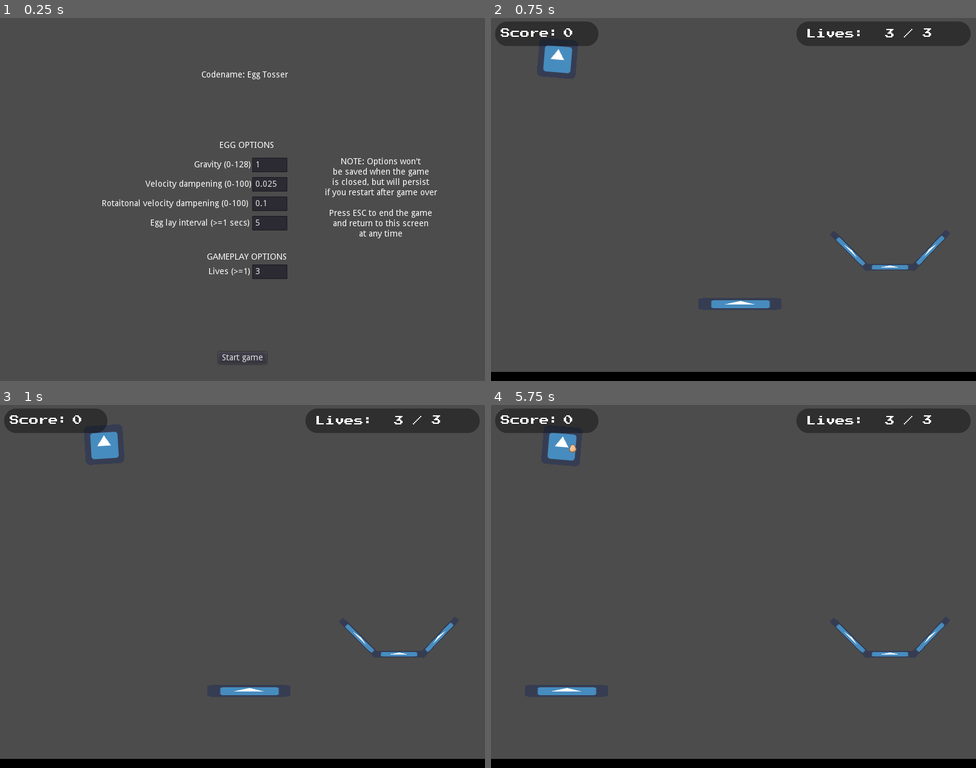
Above: before the commit, frames 1-4 (two rows, left to right).
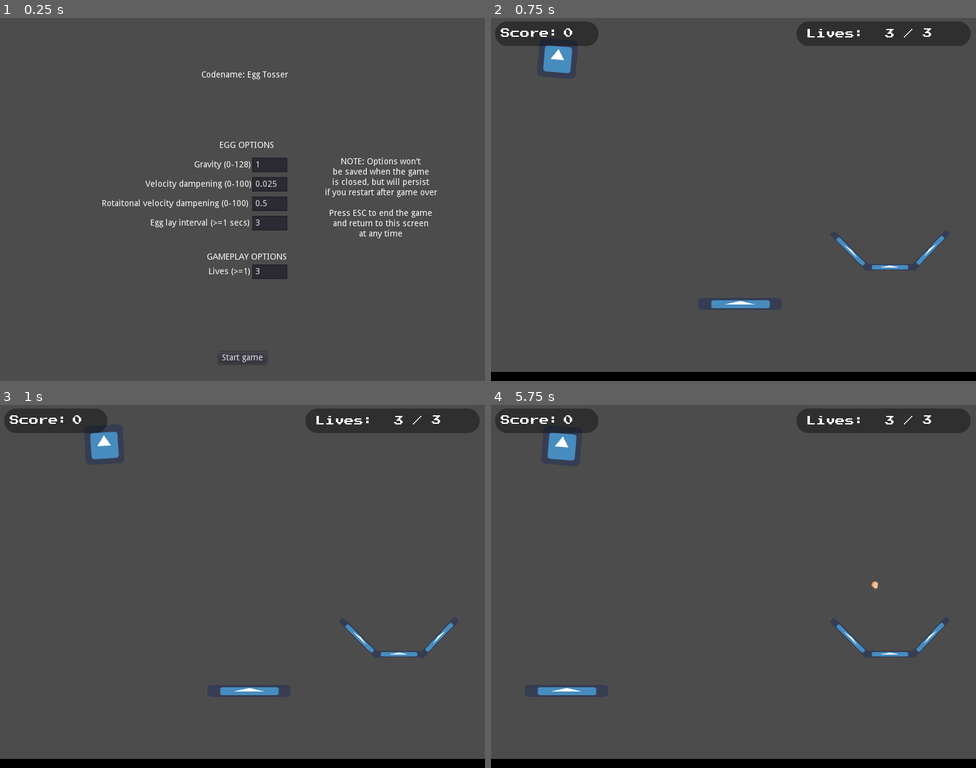
Above: after the commit, the same moments.

Repository: thatnick/fragile
Game: Godot game, scene res://scenes/debug_options.tscn
Same seed, same stepped clock (60 frames per second), same inputs: the game is played once before the commit and once after it. The engine's default icon, where the game draws it, is replaced by a stand-in: a white triangle on a blue panel in a dark square.
Inputs:
- Up to frame 1 (0.25 s): no input
- Up to frame 2 (0.75 s): click "Start game" at 0.5 s
- Up to frame 3 (1 s): no input
- Up to frame 4 (5.75 s): hold Right (ui_right) 1.28-2.03 s; hold Left (ui_left) 2.03-2.78 s; hold Right (ui_right) 2.78-4.28 s; hold Left (ui_left) from 4.28 s (still down)

The runs differ from the first frame. In frame 1, less than 0.1% of the frame differs, in the area x 52-55%, y 50-57%; in frame 2, nothing differs; in frame 3, nothing differs; in frame 4, less than 0.1%, in the area x 16-80%, y 10-51%.

Commit message:
Tweak debug defaults and points per egg

Diff:
--- a/scripts/egg.gd
+++ b/scripts/egg.gd
@@ -4,7 +4,7 @@
 
 const LIVES_LOST_VALUE: int = 1
 const PLAYER_BOUNCE = 0.1
-const SCORE_VALUE: int = 10
+const SCORE_VALUE: int = 1
 
 var in_nest = false
 var hatched = false
--- a/scripts/manager.gd
+++ b/scripts/manager.gd
@@ -12,8 +12,8 @@
 var lives_total = 3 setget set_lives_total
 var gravity = 1
 var vel_damp = 0.025
-var rot_vel_damp = 0.1
-var egg_interval = 5
+var rot_vel_damp = 0.5
+var egg_interval = 3
 
 func _ready():
 	rng.randomize()
